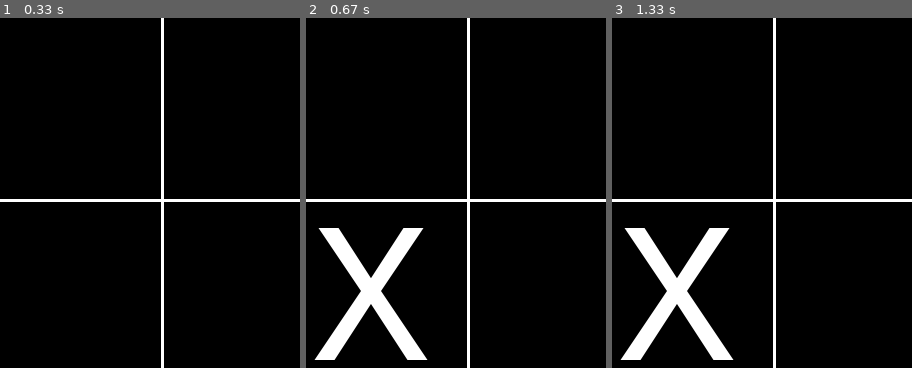
Above: before the commit, frames 1-3 (left to right).
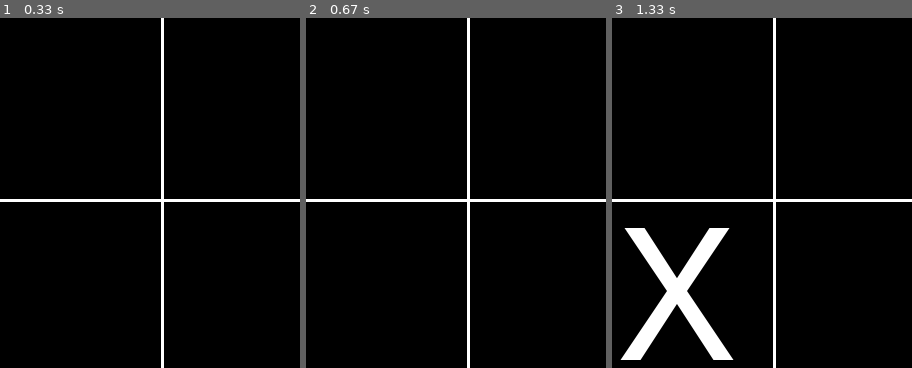
Above: after the commit, the same moments.

Repository: AST9712/A.L.L-Project
Game: pygame game, started from TIC-TAC-TOE/main.py
Same seed, same stepped clock (60 frames per second), same inputs: the game is played once before the commit and once after it.
Inputs (mouse positions are % of the whole screen's width and height, from its top left):
- Up to frame 1 (0.33 s): no input
- Up to frame 2 (0.67 s): press the mouse at (50, 57) at 0.37 s; move the mouse to (38, 54) at 0.47 s; release the mouse at (26, 51) at 0.6 s
- Up to frame 3 (1.33 s): press the mouse at (50, 57) at 0.7 s; move the mouse to (68, 71) at 0.8 s; release the mouse at (86, 85) at 0.93 s; press the mouse at (50, 57) at 1.03 s; move the mouse to (32, 52) at 1.13 s; release the mouse at (14, 47) at 1.27 s
The pictures show only the part of the screen within x 6-56%, y 2-52%; the shares and areas given below are measured in that part.

Frame 1 is identical in both runs. In frame 2, 4.8% of the frame differs, in the area x 2-41%, y 60-98%; in frame 3, nothing differs.

Commit message:
Integrated Kacper's change for creating a file for checking validity, currently working as intended

Diff:
--- /dev/null
+++ b/TIC-TAC-TOE/checkValid.py
@@ -0,0 +1,49 @@
+def checkValidClick(coords):
+    import main
+    x, y = coords
+
+    if x < 200 and y < 200:
+        if main.board.boardMatrix[0][0] == 0:
+            #drawX(40, -10)
+            main.drawO(18, -70)
+            main.board.boardMatrix[0][0] = 1
+
+    elif x < 400 and y < 200:
+        if main.board.boardMatrix[1][0] == 0:
+            main.drawX(240, -10)
+            main.board.boardMatrix[1][0] = 1
+
+    elif x < 600 and y < 200:
+        if main.board.boardMatrix[2][0] == 0:
+            main.drawX(440, -10)
+            main.board.boardMatrix[2][0] = 1
+
+    elif x < 200 and y < 400:
+        if main.board.boardMatrix[0][1] == 0:
+            main.drawX(40, 190)
+            main.board.boardMatrix[0][1] = 1
+
+    elif x < 400 and y < 400:
+        if main.board.boardMatrix[1][1] == 0:
+            main.drawX(240, 190)
+            main.board.boardMatrix[1][1] = 1
+
+    elif x < 600 and y < 400:
+        if main.board.boardMatrix[2][1] == 0:
+            main.drawX(440, 190)
+            main.board.boardMatrix[2][1] = 1
+
+    elif x < 200 and y < 600:
+        if main.board.boardMatrix[0][2] == 0:
+            main.drawX(40, 390)
+            main.board.boardMatrix[0][2] = 1
+
+    elif x < 400 and y < 600:
+        if main.board.boardMatrix[1][2] == 0:
+            main.drawX(240, 390)
+            main.board.boardMatrix[1][2] = 1
+
+    elif x < 600 and y < 600:
+        if main.board.boardMatrix[2][2] == 0:
+            main.drawX(440, 390)
+            main.board.boardMatrix[2][2] = 1
--- a/TIC-TAC-TOE/edit.py
+++ /dev/null
@@ -1,49 +0,0 @@
-def checkValidClick():
-
-    x, y = pygame.mouse.get_pos()
-
-    if x < 200 and y < 200:
-        if board.boardMatrix[0][0] == 0:
-            #drawX(40, -10)
-            drawO(18, -70)
-            board.boardMatrix[0][0] = 1
-
-    elif x < 400 and y < 200:
-        if board.boardMatrix[1][0] == 0:
-            drawX(240, -10)
-            board.boardMatrix[1][0] = 1
-
-    elif x < 600 and y < 200:
-        if board.boardMatrix[2][0] == 0:
-            drawX(440, -10)
-            board.boardMatrix[2][0] = 1
-
-    elif x < 200 and y < 400:
-        if board.boardMatrix[0][1] == 0:
-            drawX(40, 190)
-            board.boardMatrix[0][1] = 1
-
-    elif x < 400 and y < 400:
-        if board.boardMatrix[1][1] == 0:
-            drawX(240, 190)
-            board.boardMatrix[1][1] = 1
-
-    elif x < 600 and y < 400:
-        if board.boardMatrix[2][1] == 0:
-            drawX(440, 190)
-            board.boardMatrix[2][1] = 1
-
-    elif x < 200 and y < 600:
-        if board.boardMatrix[0][2] == 0:
-            drawX(40, 390)
-            board.boardMatrix[0][2] = 1
-
-    elif x < 400 and y < 600:
-        if board.boardMatrix[1][2] == 0:
-            drawX(240, 390)
-            board.boardMatrix[1][2] = 1
-
-    elif x < 600 and y < 600:
-        if board.boardMatrix[2][2] == 0:
-            drawX(440, 390)
-            board.boardMatrix[2][2] = 1
--- a/TIC-TAC-TOE/main.py
+++ b/TIC-TAC-TOE/main.py
@@ -1,4 +1,4 @@
-import pygame, sys
+import pygame, sys, checkValid
 from pygame.locals import *
 
 pygame.init()
@@ -20,7 +20,6 @@
 class board: # make this its own file later
 
     boardMatrix = [[0 for x in range(3)] for y in range(3)]
-
 
 def makeWindow():
     pygame.display.set_caption('TIC-TAC-TOE')
@@ -44,57 +43,6 @@
 
     gameStart()
 
-def checkValidClick():
-
-    x, y = pygame.mouse.get_pos()
-
-    if x < 200 and y < 200:
-        if board.boardMatrix[0][0] == 0:
-            #drawX(40, -10)
-            drawO(18, -70)
-            board.boardMatrix[0][0] = 1
-
-    elif x < 400 and y < 200:
-        if board.boardMatrix[1][0] == 0:
-            drawX(240, -10)
-            board.boardMatrix[1][0] = 1
-
-    elif x < 600 and y < 200:
-        if board.boardMatrix[2][0] == 0:
-            drawX(440, -10)
-            board.boardMatrix[2][0] = 1
-
-    elif x < 200 and y < 400:
-        if board.boardMatrix[0][1] == 0:
-            drawX(40, 190)
-            board.boardMatrix[0][1] = 1
-
-    elif x < 400 and y < 400:
-        if board.boardMatrix[1][1] == 0:
-            drawX(240, 190)
-            board.boardMatrix[1][1] = 1
-
-    elif x < 600 and y < 400:
-        if board.boardMatrix[2][1] == 0:
-            drawX(440, 190)
-            board.boardMatrix[2][1] = 1
-
-    elif x < 200 and y < 600:
-        if board.boardMatrix[0][2] == 0:
-            drawX(40, 390)
-            board.boardMatrix[0][2] = 1
-
-    elif x < 400 and y < 600:
-        if board.boardMatrix[1][2] == 0:
-            drawX(240, 390)
-            board.boardMatrix[1][2] = 1
-
-    elif x < 600 and y < 600:
-        if board.boardMatrix[2][2] == 0:
-            drawX(440, 390)
-            board.boardMatrix[2][2] = 1
-
-
 def drawX(a, b):
     drawXCHAR = CHAR_FONT_X.render("X", True, WHITE)
     #pygame.draw.line(WINDOW, WHITE, (a+15, b+50), (a+105, b+160), 13)
@@ -114,7 +62,7 @@
                 sys.exit()
 
             if event.type == pygame.MOUSEBUTTONUP:
-                checkValidClick()
+                checkValid.checkValidClick(pygame.mouse.get_pos())
 
         pygame.display.update()
 
